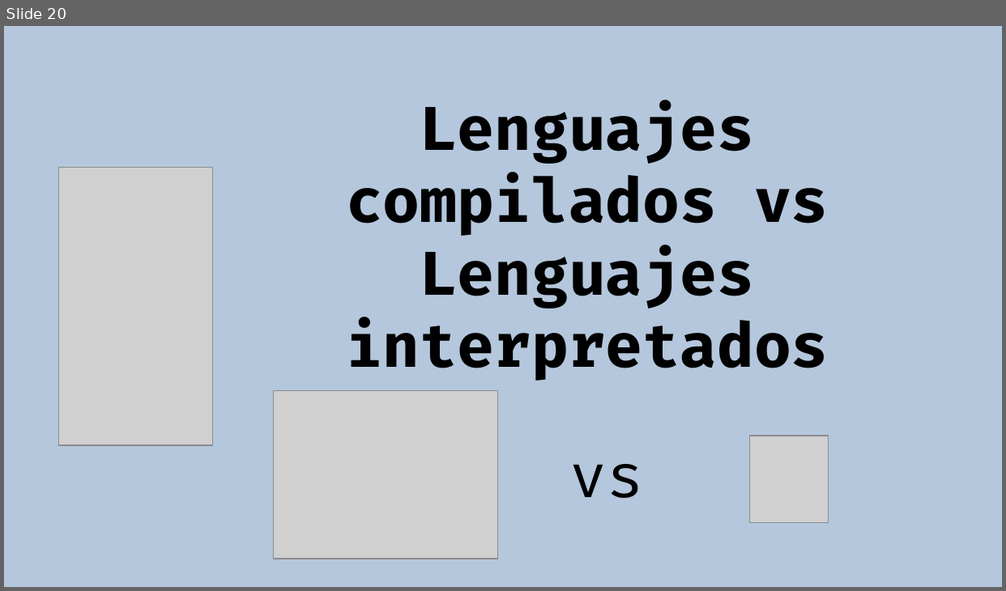
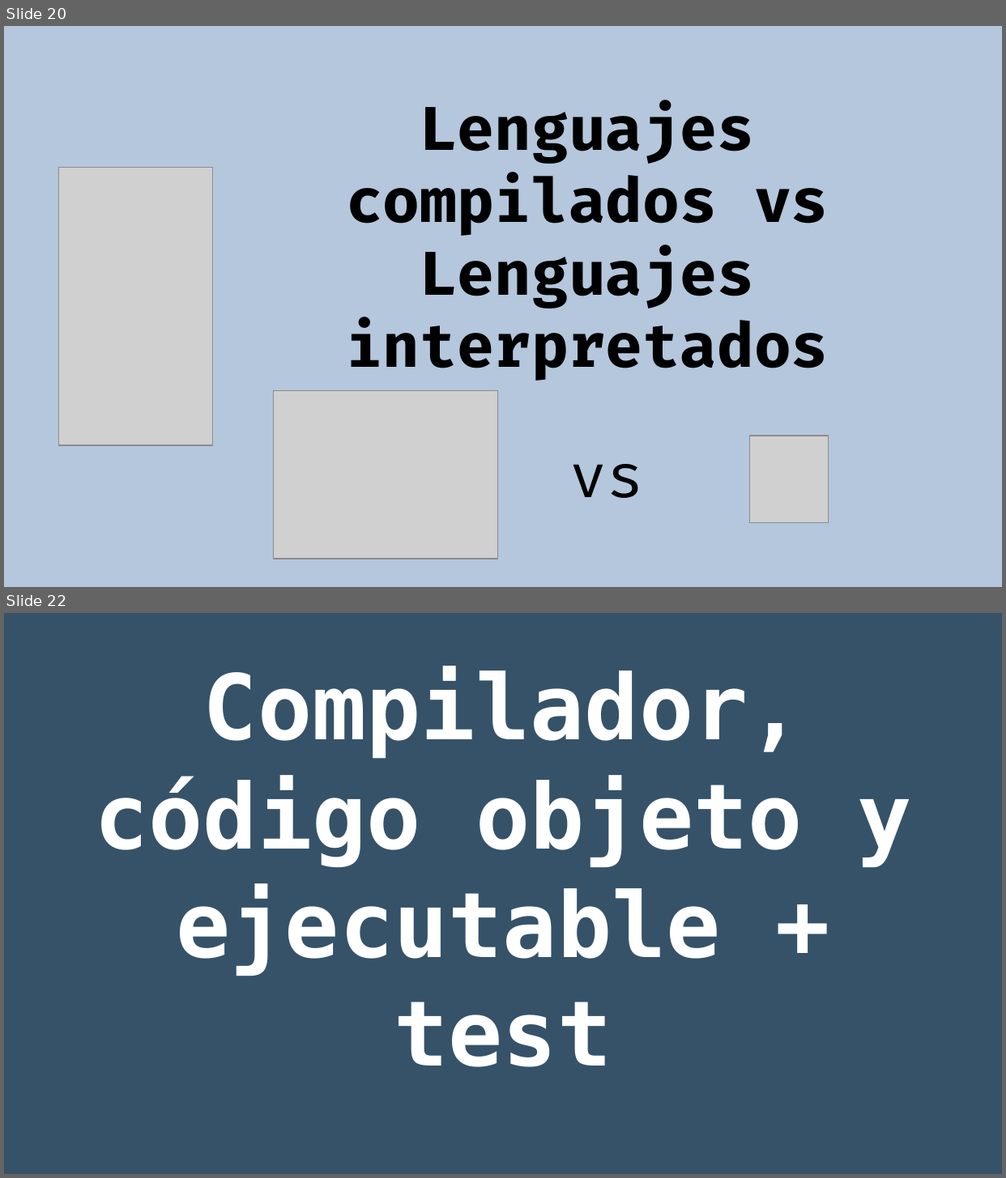
Before and after one commit to rgmf/eed2425, a slide deck: ut/01_desarrollo_de_software/presentacion/02_codigo_traductores.odp. Shown one above the other, each under a label of ours: slide 20 before the commit, slides 20 and 22 after it; the slides between them are not shown. The pictures are 1006x591 and 1006x1178 pixels, drawn with LibreOffice and Linux fonts; fonts in the diff are those of the drawing; grey boxes stand for pictures. Boxes give left, top, right and bottom in pixels: in the first picture for what was removed or moved away, otherwise in the second. Text is boxed around its words. In the diff, an @@ line names an element or a change of style, - is before the commit and + after.

```diff
--- a/ut/01_desarrollo_de_software/presentacion/02_codigo_traductores.odp
+++ b/ut/01_desarrollo_de_software/presentacion/02_codigo_traductores.odp
@@ slide 22 added at [4,613,1002,1174], background #355269 @@
@@ subtitle added at [94,666,911,1067], 72 pt, text #FFFFFF, bold @@
+Compilador, código objeto y ejecutable + test
```
Also in this commit, not shown: 1 slide changed, 2 other slides added.
